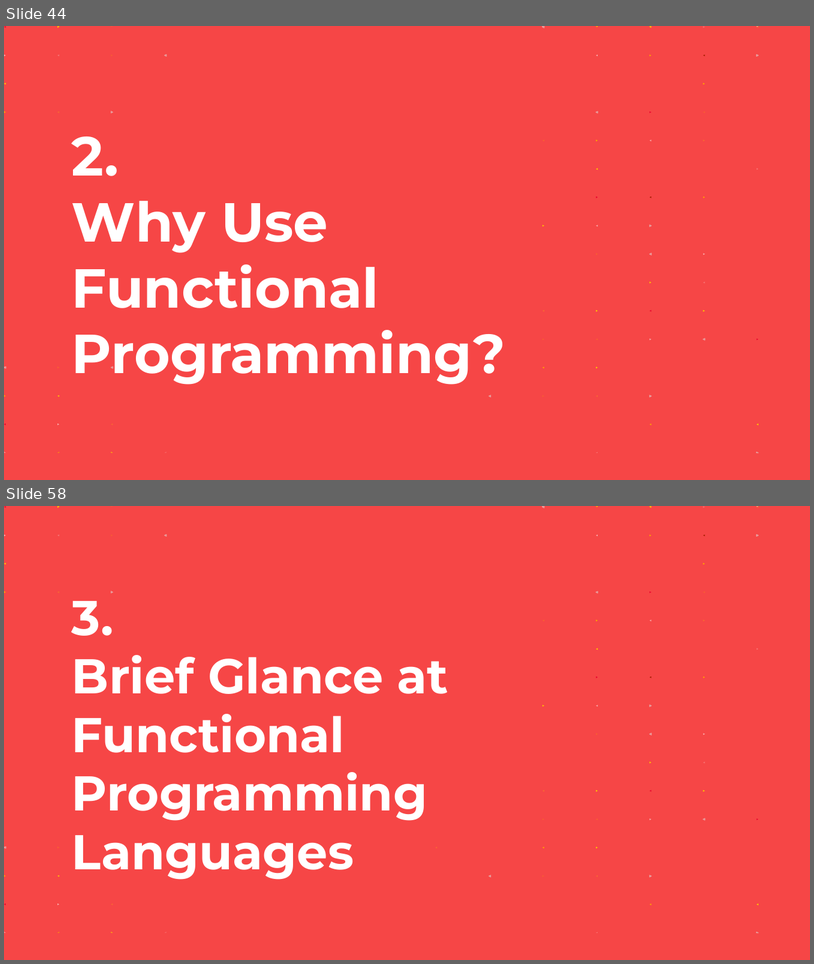
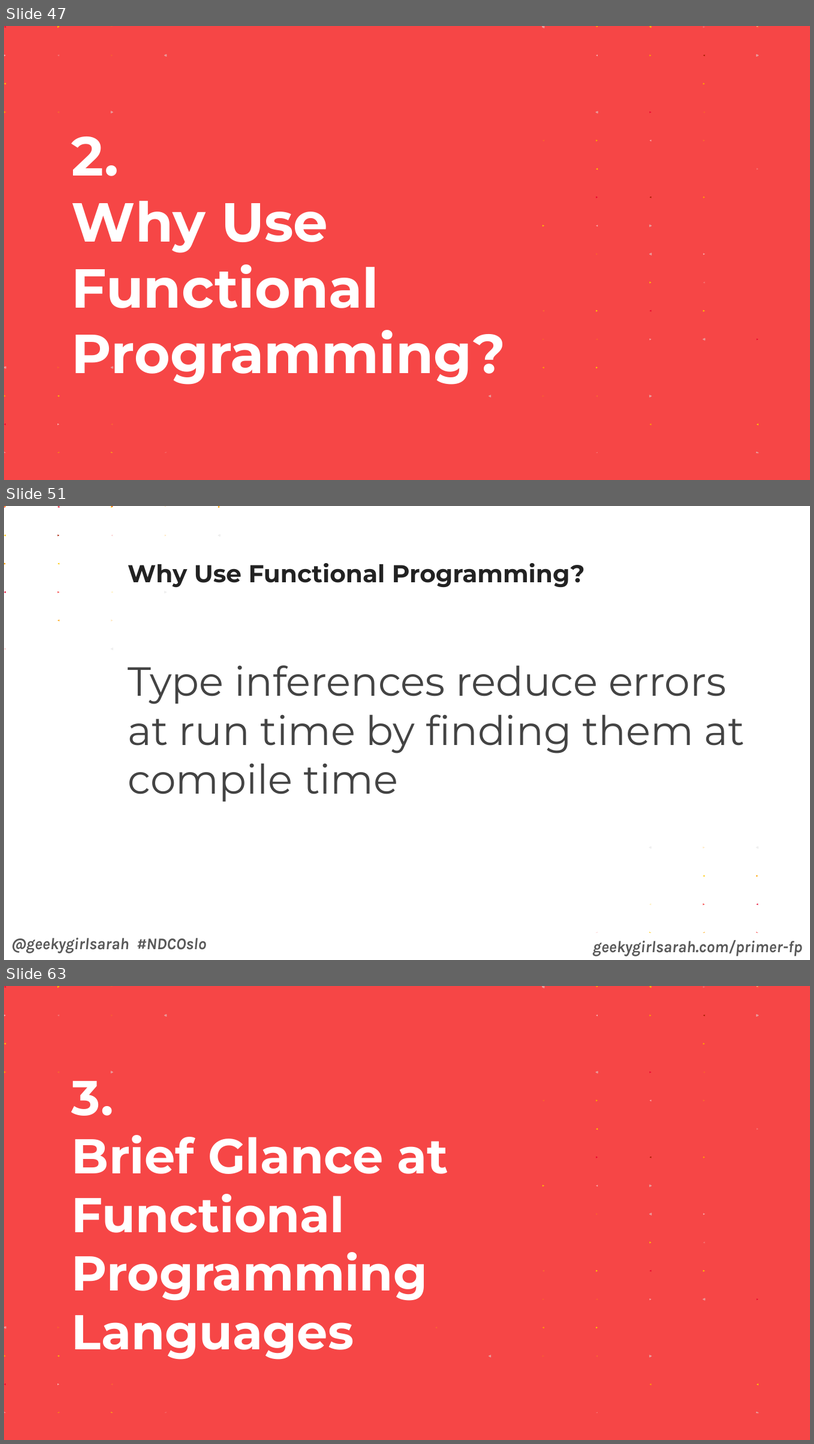
Before and after one commit to geekygirlsarah/talk-a_primer_on_functional_programming, a slide deck: A Primer on Functional Programming (LibreOffice).odp. Shown one above the other, each under a label of ours: slides 44 and 58 before the commit, slides 47, 51 and 63 after it; the slides between them are not shown. The pictures are 814x964 and 814x1444 pixels, drawn with LibreOffice and Linux fonts; fonts in the diff are those of the drawing. Boxes give left, top, right and bottom in pixels: in the first picture for what was removed or moved away, otherwise in the second. Text is boxed around its words. In the diff, an @@ line names an element or a change of style, - is before the commit and + after.

```diff
--- a/A Primer on Functional Programming (LibreOffice).odp
+++ b/A Primer on Functional Programming (LibreOffice).odp
@@ slide 51 added at (4,506,810,960), background #FFFFFF @@
@@ group added at (4,506,272,705): 23 freeform shapes @@
@@ title added at (128,563,585,587), 24 pt, text #222222, bold @@
+Why Use Functional Programming?
@@ text added at (128,665,745,801), 40 pt, text #434343 @@
+Type inferences reduce errors at run time by finding them at compile time
@@ text added at (11,937,207,953), 16 pt, text #595959, bold, italic @@
+@geekygirlsarah #NDCOslo
@@ group added at (596,846,810,960): 12 freeform shapes @@
@@ text added at (593,940,803,956), 16 pt, text #595959, bold, italic @@
+geekygirlsarah.com/primer-fp
@@ what was slide 44 is now slide 47 @@
@@ what was slide 58 is now slide 63 @@
```
Also in this commit, not shown: 61 slides changed, 4 other slides added, 1 other file.
